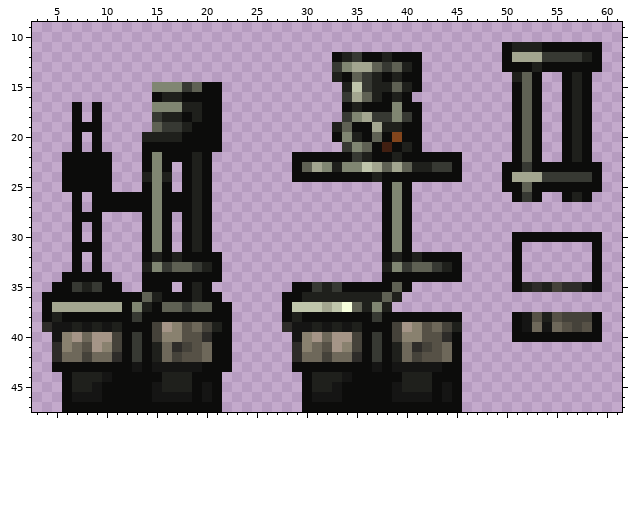
Two versions of one pixel-art sprite, content/Entities/Structures/Industry/Press/press.01.png. Above: the version before the commit.
The file is 64x48 pixels. Colours within 5 levels of each other are drawn and written as one. Shown: x 3..61, y 9..47.
And afterwards:
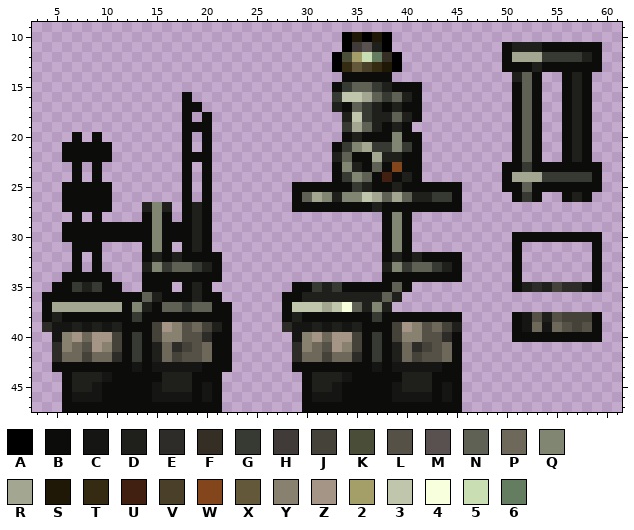
Palette (. is transparent): A #000000  B #0c0c0b  C #151514  D #1f201c  E #2e2c29  F #352e25  G #373933  H #403a39  J #45423a  K #4a4d37  L #565146  M #595150  N #5f6154  P #6e685a  Q #808672  R #a3a690  S #1f1806  T #352a12  U #411f11  V #4a402a  W #82451c  X #64583b  Y #89816f  Z #a59587  2 #a49f68  3 #c0c6ac  4 #f7ffdd  5 #c9dfb3  6 #647c60
Difference:
y 10: x 34..38 ..... -> ASASA
y 11: x 34..38 ..... -> AHMDA
y 12: x 33..41 BDGBBDBBB -> AK256FA..
y 13: x 33..41 GQRRNGNDB -> ATXVTSA..
y 14: x 33 D -> .; x 35..37 NGD -> BBB; x 39..41 DBB -> ...
y 15: x 15..21 QQQGNBB -> .......; x 33..37 .D3GD -> BGNNG; x 39..40 ND -> BB
y 16: x 15..17 BDD -> ...; x 19..21 BBB -> ...; x 33..41 .GRNDBDB. -> G33RNGNDB
y 17: x 7 B -> .; x 9 B -> .; x 15..21 QQQDDBB -> ...BB..; x 33 . -> D; x 35..37 DBB -> NGD; x 39 Q -> D
y 18: x 7 B -> .; x 9 B -> .; x 15..17 GDD -> ...; x 19 D -> .; x 21 B -> .; x 34..40 GQRGGQG -> D3GDDND
y 19: x 7..9 BBB -> ...; x 15..18 NGGD -> ...B; x 21 B -> .; x 33..38 DNBBRD -> .GRNDB; x 41 B -> .
y 20: x 14..17 DDDD -> ....; x 19 B -> .; x 21 B -> .; x 33..34 BQ -> .B; x 37 N -> B; x 39 W -> Q
y 21: x 6 . -> B; x 8 . -> B; x 10 . -> B; x 14..17 BBBB -> ....; x 19 B -> .; x 21 B -> .; x 33 . -> B; x 36..40 NBUBD -> RGGQG
y 22: x 14..17 BQBB -> ....; x 19 D -> B; x 29..38 BBBBBBGDBB -> ....DNBBRD; x 42..45 BBBB -> ....
y 23: x 6 B -> .; x 8 B -> .; x 10 B -> .; x 14..16 BQB -> ...; x 19 D -> .; x 29..33 BNRQD -> ....B; x 35..45 Q3RNRNDDGGB -> DBNBWBB....
y 24: x 6 B -> .; x 8 B -> .; x 10 B -> .; x 14..16 DQD -> ...; x 19 D -> .; x 29..32 BBBB -> ....; x 34..38 BBBDB -> GQNBU; x 40 B -> D; x 42..45 BBBB -> ....
y 25: x 14..16 BQB -> ...; x 19 D -> .; x 29..37 ......... -> BBBBBBGDB; x 39 Q -> D; x 41..45 ..... -> BBBBB
y 26: x 6 . -> B; x 8 . -> B; x 11..17 BBBBQBB -> .......; x 19 D -> .; x 29..45 .........BQB..... -> BNRQDQQ3RNRNDDGGB
y 27: x 6 . -> B; x 8 . -> B; x 11..14 BBBB -> ...D; x 16..17 BB -> D.; x 29..37 ......... -> BBBBBBBBD; x 39 Q -> B; x 41..45 ..... -> BBBBB
y 28: x 8 B -> .
y 29..30: x 6 . -> B; x 8 . -> B; x 10..13 .... -> BBBB; x 17 . -> B
